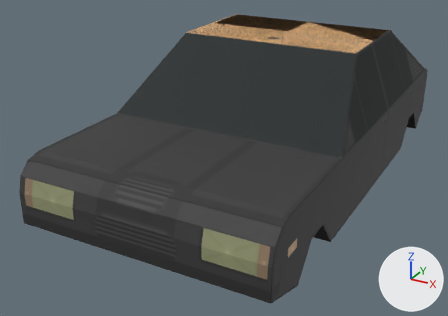
The OBJ model res/models/car.obj: old version first, new version second.
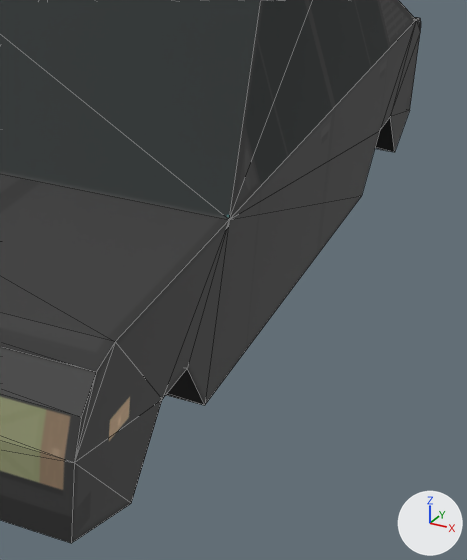
Each version is shown whole from a 50 mm camera at (2.22, -4.88, 2.35) aimed at (-0.25, -0.39, 0.11), then close up on the part from 53% to 100% of the width and 19% to 99% of the height. Every picture has the same lights, and +X, +Y and +Z are marked at lower right. The close-ups show mesh edges as thin lines. Where no turn or scale is listed for an object, it has been applied to the vertices.

Objects in the first close-up: 'body'.
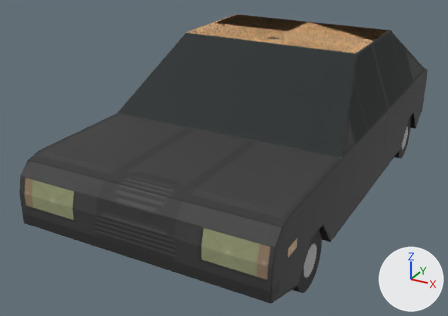
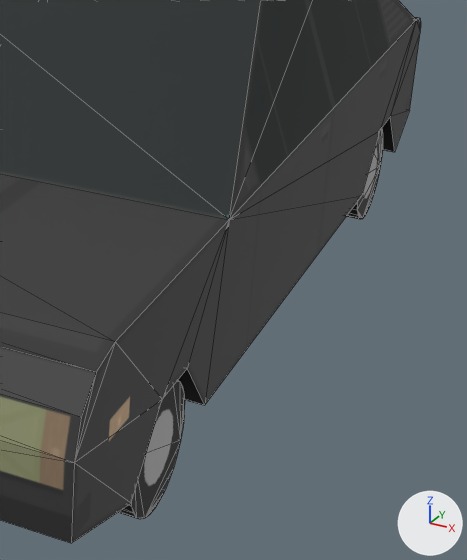
Edits to the scene script, one JSON object a line:
```json
{"block": "me_backleft", "where": "me_backleft.from_pydata(...)  # 64 vertices, 124 faces; spans x -0.099..0.099, y -0.226..0.226, z -0.226..0.226"}
{"block": "me_backleft", "where": "# used by ob_backleft; location = (0.0, 0.0, 0.0)"}
{"block": "me_backleft", "change": "me_backleft part 1: the whole mesh is moved by (0.868, 1.33, -0.063)"}
{"block": "me_frontleft", "where": "me_frontleft.from_pydata(...)  # 64 vertices, 124 faces; spans x -0.099..0.099, y -0.226..0.226, z -0.226..0.226"}
{"block": "me_frontleft", "where": "# used by ob_frontleft; location = (0.0, 0.0, 0.0)"}
{"block": "me_frontleft", "change": "me_frontleft part 2: the whole mesh is moved by (0.868, -1.343, -0.063)"}
```

Pixel boxes [x1, y1, x2, y2] of what changed, in the close-ups (467 x 560 px):
```json
{"object": "frontLeft", "change": "mesh moved", "after": [118, 380, 185, 519], "on screen": "not visible before"}
{"object": "backLeft", "change": "mesh moved", "after": [347, 128, 383, 219], "on screen": "not visible before"}
```
